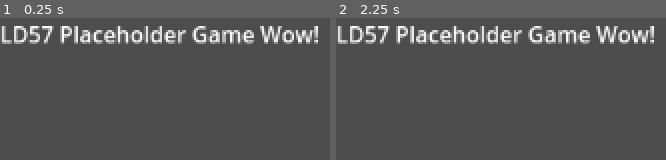
Above: before the commit, frames 1-2 (left to right).
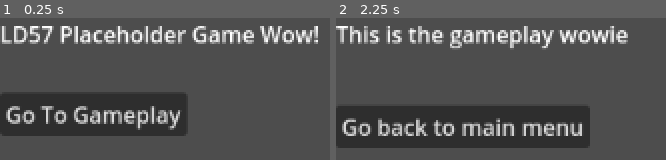
Above: after the commit, the same moments.

Repository: AnsonRutherford/LD57
Game: Godot game, scene res://Scenes/start.tscn
The game is run twice, just before and just after one commit, with the same random seed, the same clock (stepped at 60 frames per second) and the same inputs. Before the commit the project starts from res://main.tscn.
Inputs (mouse positions are in pixels of both pictures, inside the frame that each line leads up to):
- Up to frame 1 (0.25 s): no input
- Up to frame 2 (2.25 s): click (428, 114) at 0.5 s, where only the run after the commit has a clickable "Go To Gameplay"; click (461, 127) at 1.25 s, where only the run after the commit has a clickable "Go back to main menu"; click (428, 114) at 2 s, where only the run after the commit has a clickable "Go To Gameplay"

The runs differ from the first frame. In frame 1, 15% of the frame differs, in the area x 0-57%, y 53-84%; in frame 2, 29%, in the area x 0-97%, y 5-92%.

Commit message:
added main menu and gameplay placeholders

Diff:
--- /dev/null
+++ b/Scenes/gameplay.tscn
@@ -0,0 +1,23 @@
+[gd_scene load_steps=2 format=3 uid="uid://iblvj5it46o8"]
+
+[ext_resource type="Script" uid="uid://dwbt24gp2w1xt" path="res://Scripts/gameplay.gd" id="1_hf1ha"]
+
+[node name="Gameplay" type="Node3D"]
+script = ExtResource("1_hf1ha")
+
+[node name="UI" type="Control" parent="."]
+layout_mode = 3
+anchors_preset = 0
+offset_right = 40.0
+offset_bottom = 40.0
+
+[node name="Label" type="Label" parent="UI"]
+offset_right = 211.0
+offset_bottom = 23.0
+text = "This is the gameplay wowie"
+
+[node name="Button" type="Button" parent="UI"]
+offset_top = 63.0
+offset_right = 183.0
+offset_bottom = 94.0
+text = "Go back to main menu"
--- /dev/null
+++ b/Scenes/main menu.tscn
@@ -0,0 +1,21 @@
+[gd_scene load_steps=2 format=3 uid="uid://b52wgmrvtpdcp"]
+
+[ext_resource type="Script" uid="uid://b3t7rxsyulg03" path="res://Scripts/main_menu.gd" id="1_prhj0"]
+
+[node name="Control" type="Control"]
+layout_mode = 3
+anchors_preset = 0
+script = ExtResource("1_prhj0")
+
+[node name="Label" type="Label" parent="."]
+layout_mode = 0
+offset_right = 40.0
+offset_bottom = 23.0
+text = "LD57 Placeholder Game Wow!"
+
+[node name="Button" type="Button" parent="."]
+layout_mode = 0
+offset_top = 54.0
+offset_right = 135.0
+offset_bottom = 85.0
+text = "Go To Gameplay"
--- /dev/null
+++ b/Scenes/start.tscn
@@ -0,0 +1,3 @@
+[gd_scene format=3 uid="uid://fk1fwyvya2su"]
+
+[node name="Start" type="Node"]
--- /dev/null
+++ b/Scripts/gameplay.gd
@@ -0,0 +1,9 @@
+extends Node
+
+@onready var exit_button: Button = $UI/Button
+
+func _ready():
+	exit_button.pressed.connect(_on_exit_button_pressed)
+
+func _on_exit_button_pressed():
+	Globals.load_main_menu()
--- /dev/null
+++ b/Scripts/globals.gd
@@ -0,0 +1,21 @@
+extends Node
+
+var active_scene: Node = null
+
+var main_menu_scene: PackedScene = preload("res://Scenes/main menu.tscn")
+var gameplay_scene: PackedScene = preload("res://Scenes/gameplay.tscn")
+
+func _ready() -> void:
+	load_main_menu()
+
+func load_main_menu() -> void:
+	_load_scene(main_menu_scene)
+
+func load_gameplay() -> void:
+	_load_scene(gameplay_scene)
+
+func _load_scene(scene: PackedScene) -> void:
+	if active_scene != null:
+		active_scene.queue_free()
+	active_scene = scene.instantiate()
+	add_child(active_scene)
--- /dev/null
+++ b/Scripts/main_menu.gd
@@ -0,0 +1,9 @@
+extends Control
+
+@onready var start_button: Button = $Button
+
+func _ready():
+	start_button.pressed.connect(_on_start_button_pressed)
+
+func _on_start_button_pressed():
+	Globals.load_gameplay()
--- a/main.tscn
+++ /dev/null
@@ -1,10 +0,0 @@
-[gd_scene format=3 uid="uid://b52wgmrvtpdcp"]
-
-[node name="Control" type="Control"]
-layout_mode = 3
-anchors_preset = 0
-
-[node name="Label" type="Label" parent="."]
-offset_right = 40.0
-offset_bottom = 23.0
-text = "LD57 Placeholder Game Wow!"
--- a/project.godot
+++ b/project.godot
@@ -11,9 +11,13 @@
 [application]
 
 config/name="LD57"
-run/main_scene="uid://b52wgmrvtpdcp"
+run/main_scene="uid://fk1fwyvya2su"
 config/features=PackedStringArray("4.4", "GL Compatibility")
 config/icon="res://icon.svg"
+
+[autoload]
+
+Globals="*res://Scripts/globals.gd"
 
 [rendering]
 
Not shown, added: Scripts/gameplay.gd.uid
Not shown, added: Scripts/globals.gd.uid
Not shown, added: Scripts/main_menu.gd.uid
